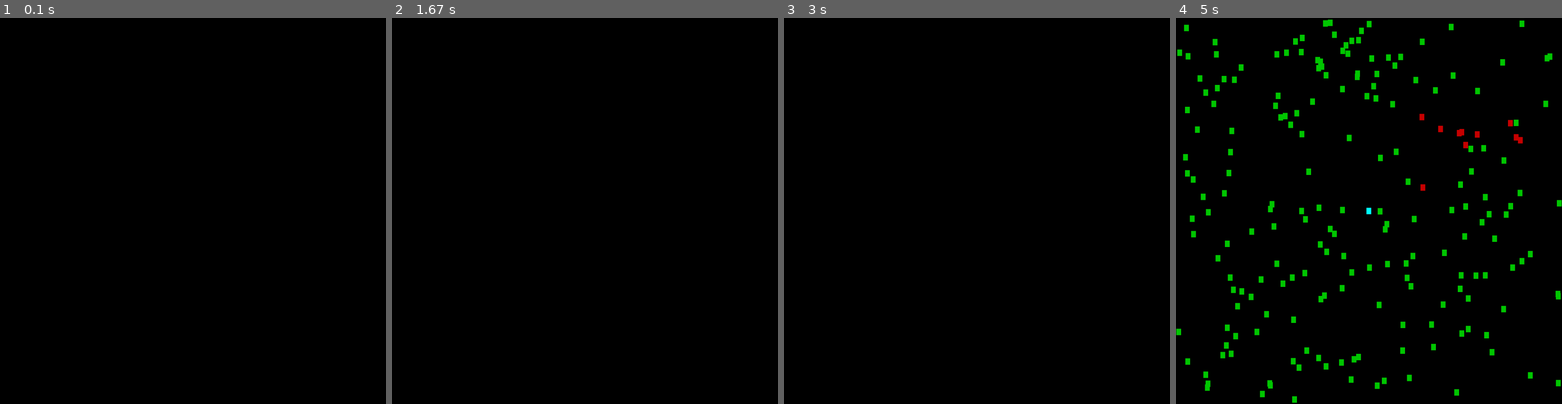
Above: before the commit, frames 1-4 (left to right).
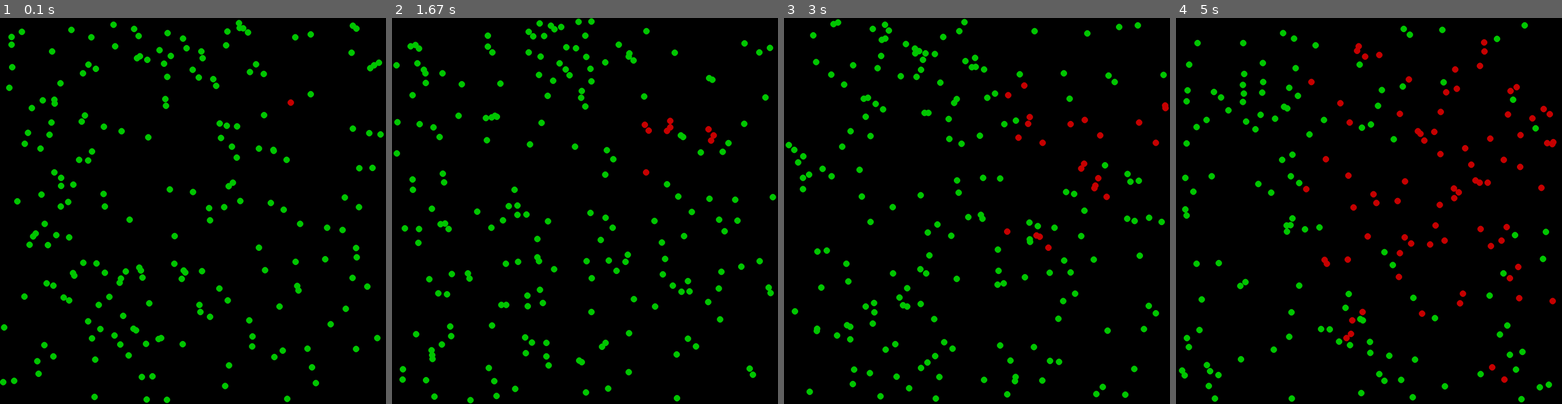
Above: after the commit, the same moments.

Repository: ajaysridhar0/APCSP-Final-Project
Game: pygame game, started from covid19_game.py
Same seed, same stepped clock (60 frames per second), same inputs: the game is played once before the commit and once after it.
Inputs:
- Up to frame 1 (0.1 s): no input
- Up to frame 2 (1.67 s): no input
- Up to frame 3 (3 s): no input
- Up to frame 4 (5 s): no input

The runs differ from the first frame. In frame 1, 4.6% of the frame differs, in the area x 0-100%, y 0-100%; in frame 2, 4.6%; in frame 3, 4.6%; in frame 4, 9.0%.

Commit message:
Change shape of NPCs from rectangles to circles

Diff:
--- a/covid19_game.py
+++ b/covid19_game.py
@@ -6,8 +6,8 @@
 # dimensions
 display_width = 1200
 display_height = 1200
-person_width = 15
-person_height = 20
+'''person_width = 15
+person_height = 20'''
 population = 200
 
 # color definitions
@@ -43,36 +43,43 @@
         self.x /= self.v
         self.y /= self.v
 
+    def __add__(self, other):
+        return Vector(self.x + other.x, self.y + other.y)
+
+    def __sub__(self, other):
+        return Vector(self.x - other.x, self.y - other.y)
+
 
 class Patient:
-    def __init__(self, pos, infected):
+    def __init__(self, pos, radius, infected):
         self.pos = pos
+        self.radius = radius
         self.infected = infected
 
-    def is_hit(self, axis, n):
-        if axis == 'x':
+    def is_hit(self, pos, radius):
+        '''if axis == 'x':
             if self.pos.x <= n <= self.pos.x + person_width:
                 return True
         elif axis == 'y':
             if self.pos.y <= n <= self.pos.y + person_height:
-                return True
+                return True'''
+        if (self.pos - pos).v < self.radius + radius:
+            return True
         return False
 
     def out_of_bounds(self):
-        if self.is_hit('x', 0) or self.is_hit('x', display_width) or self.is_hit('y', 0) or self.is_hit('y', display_height):
+        '''if self.is_hit('x', 0) or self.is_hit('x', display_width) or self.is_hit('y', 0) or self.is_hit('y', display_height):'''
+        if self.pos.x < self.radius or self.pos.x > display_width - self.radius or self.pos.y < self.radius or self.pos.y > display_height - self.radius:
             return True
         return False
 
     def is_infected(self):
         for infected_patient in infected_people:
-            if (self.is_hit('x', infected_patient.pos.x) or
-                    self.is_hit('x', infected_patient.pos.x + person_width)):
-                if (self.is_hit('y', infected_patient.pos.y) or
-                        self.is_hit('y', infected_patient.pos.y + person_height)):
-                    self.infected = True
-                    people.remove(self)
-                    infected_people.append(self)
-                    return True
+            if self.is_hit(infected_patient.pos, infected_patient.radius):
+                self.infected = True
+                people.remove(self)
+                infected_people.append(self)
+                return True
         return False
 
     def move(self, dx, dy):
@@ -84,18 +91,19 @@
             color = infected_color
         else:
             color = healthy_color
-        pygame.draw.rect(game_display, color,
-                         [self.pos.x, self.pos.y, person_width, person_height])
+        pygame.draw.circle(game_display, color,
+                           (int(self.pos.x), int(self.pos.y)), self.radius)
 
 
 # TODO: NPC and Player inherits from the player superclass
 class Npc(Patient):
-    def __init__(self, infected):
-        pos = Vector(
-            random.randrange(0, display_width - person_width),
-            random.randrange(0, display_height - person_height)
+    def __init__(self, radius, infected):
+
+        Patient.__init__(self, Vector(0, 0), radius, infected)
+        self.pos = Vector(
+            random.randrange(self.radius, display_width - self.radius),
+            random.randrange(self.radius, display_height - self.radius)
         )
-        Patient.__init__(self, pos, infected)
         self.vel = Vector(random.randrange(-200, 200),
                           random.randrange(-200, 200))
         self.vel.normalize()
@@ -104,9 +112,9 @@
         self.vel.y *= scal
 
     def bounce(self):
-        if self.is_hit('x', 0) or self.is_hit('x', display_width):
+        if self.pos.x < self.radius or self.pos.x > display_width - self.radius:
             self.vel.x = -self.vel.x
-        if self.is_hit('y', 0) or self.is_hit('y', display_height):
+        if self.pos.y < self.radius or self.pos.y > display_height - self.radius:
             self.vel.y = -self.vel.y
 
     def animate(self):
@@ -117,7 +125,7 @@
         self.draw()
 
 
-class Player(Patient):
+'''class Player(Patient):
     def __init__(self, pos, controls, infected):
         Patient.__init__(self, pos, infected)
         self.controls = controls
@@ -135,23 +143,25 @@
         if key_pressed[self.controls[3]] and self.pos.y < display_height - person_height:
             self.move(0, 2)
         self.draw(infected_color=yellow, healthy_color=teal)
+'''
+
+# functions
 
 
-# functions
 def quit_game():
     pygame.quit()
     quit()
 
 
 def game_loop():
-    time.sleep(3)
+    # time.sleep(3)
     for i in range(0, population):
-        people.append(Npc(False))
+        people.append(Npc(10, False))
 
-    player = Player(Vector(display_width/2 - person_width/2, display_height/2 - person_height/2), [pygame.K_LEFT, pygame.K_RIGHT,
+    '''player = Player(Vector(display_width/2 - person_width/2, display_height/2 - person_height/2), [pygame.K_LEFT, pygame.K_RIGHT,
                                                                                                    pygame.K_UP, pygame.K_DOWN], False)
-    people.append(player)
-    infected_people.append(Npc(True))
+    people.append(player)'''
+    infected_people.append(Npc(10, True))
 
     game_exit = False
     while not game_exit:
